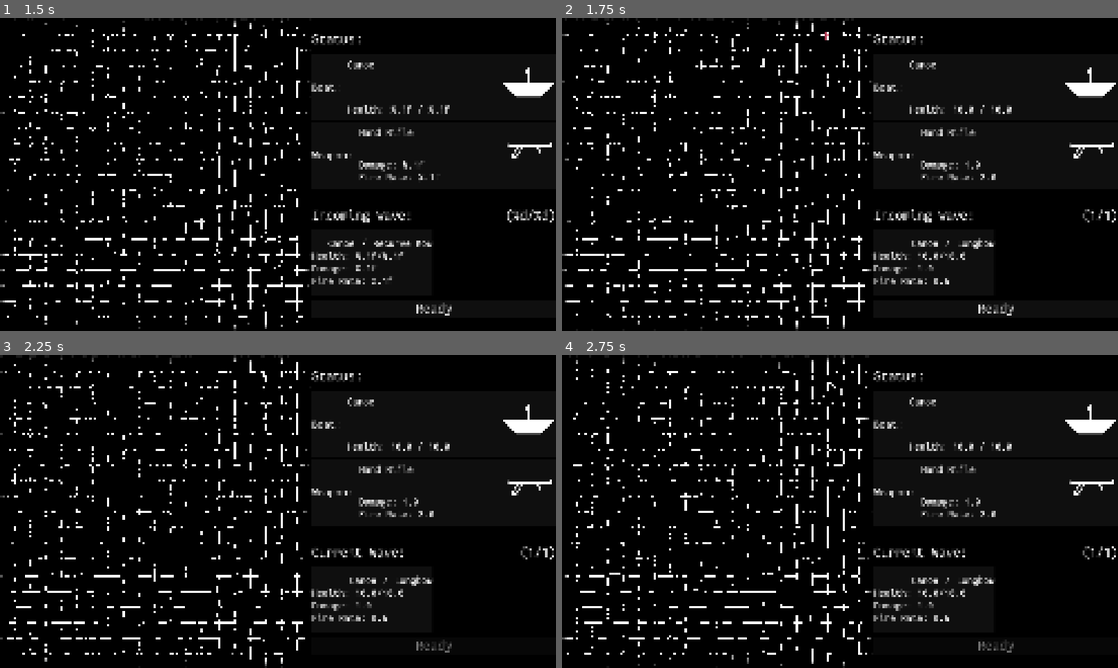
Above: before the commit, frames 1-4 (two rows, left to right).
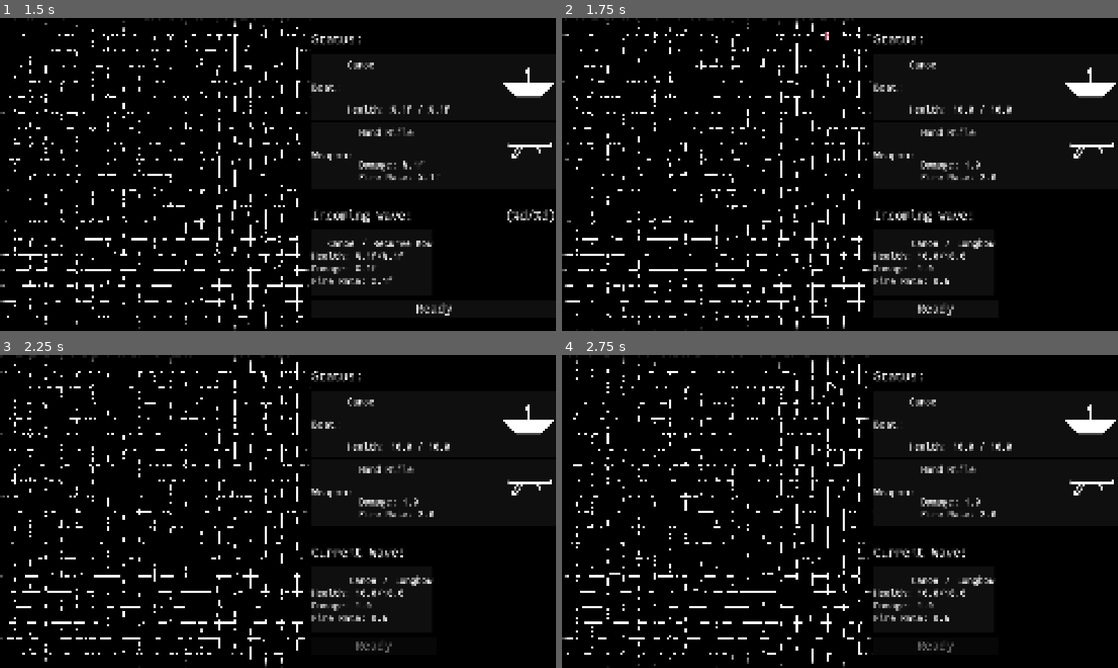
Above: after the commit, the same moments.

Repository: wdfeer/seabattle
Game: Godot game, scene res://src/splash.tscn
The game is run twice, just before and just after one commit, with the same random seed, the same clock (stepped at 60 frames per second) and the same inputs.
Inputs (mouse positions are in pixels of both pictures, inside the frame that each line leads up to):
- Up to frame 1 (1.5 s): move the mouse to (400, 158) at 0.52 s; press the mouse at (400, 158) at 0.53 s; hold D (right) 0.53-1.28 s; move the mouse to (166, 190) at 1.27 s; release the mouse at (166, 190) at 1.28 s; hold S (down) from 1.28 s (still down); tap C (switch_control_mode) at 1.35 s
- Up to frame 2 (1.75 s): keep holding S (down)
- Up to frame 3 (2.25 s): release S (down) at 2 s; click "Ready" at 2 s
- Up to frame 4 (2.75 s): no input

Frame 1 is identical in both runs. In frame 2, 0.3% of the frame differs, in the area x 64-100%, y 61-96%; in frame 3, 0.3%; in frame 4, 0.3%.

Commit message:
Hide wave counter

Diff:
--- a/src/ui/wave_info.gd
+++ b/src/ui/wave_info.gd
@@ -17,6 +17,7 @@
 			title.text = "Current Wave:"
 			ready_button.disabled = true
 
+	wave_counter.visible = Waves.wave_max != 1
 	wave_counter.text = wave_counter_text % [Waves.wave_counter, Waves.wave_max]
 
 	var enemies = Waves.get_enemies()
